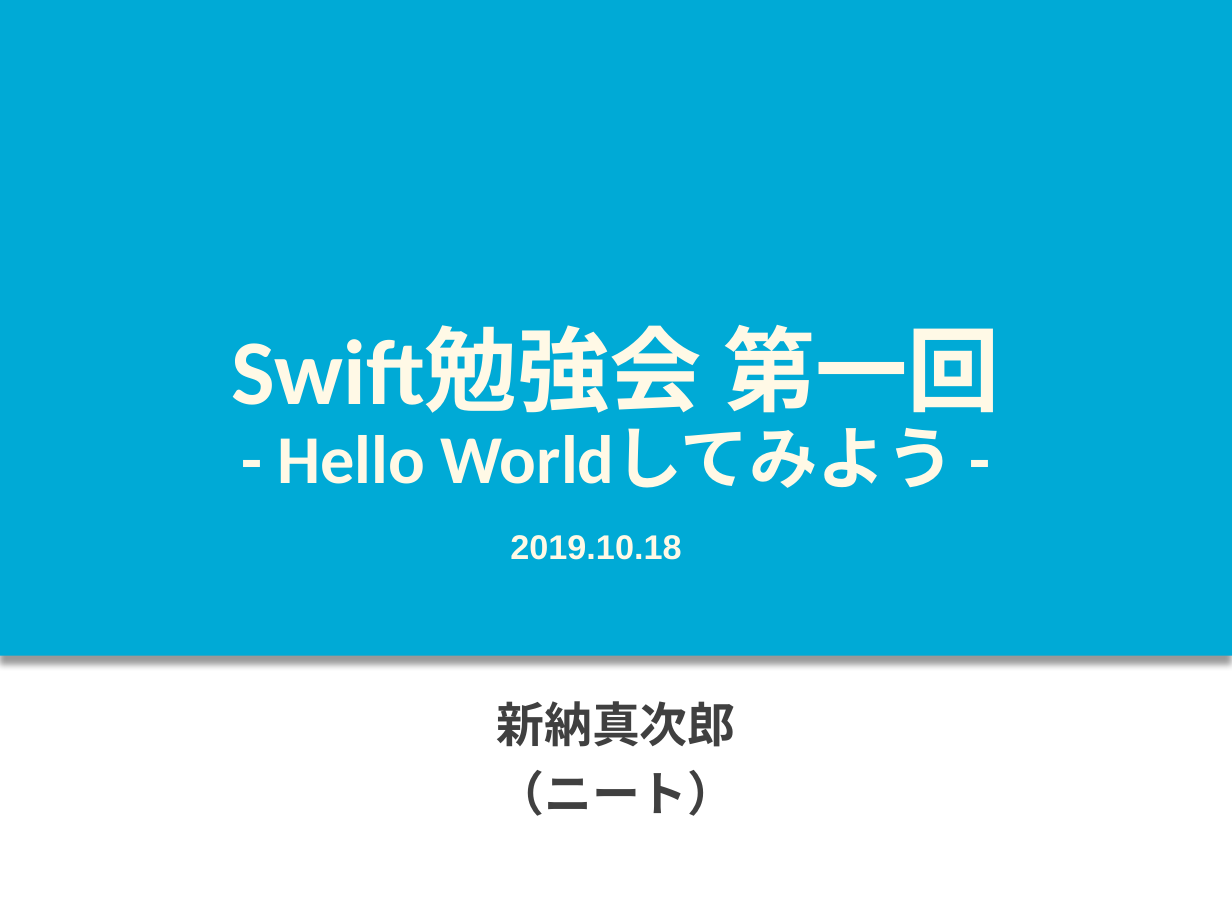
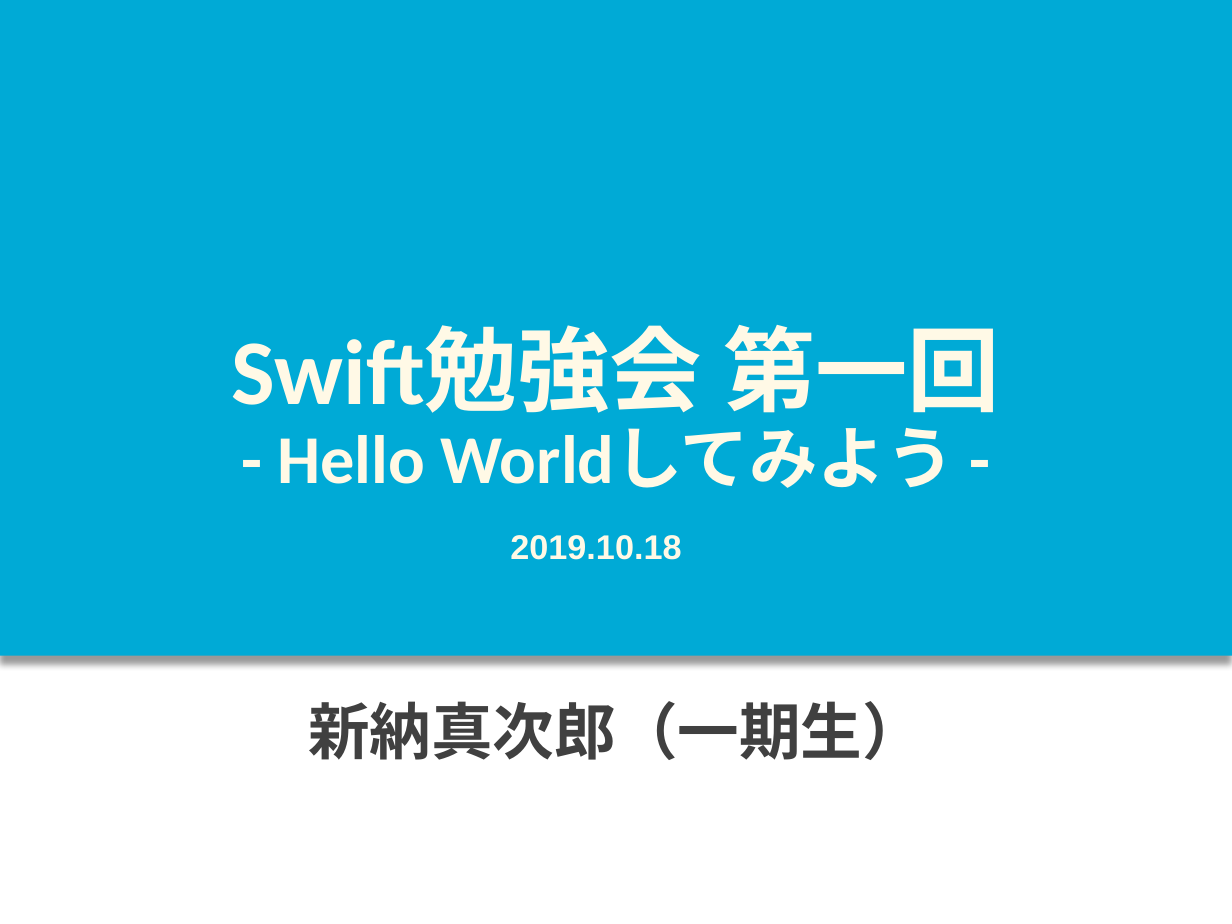
Before and after one commit to nshhhin/Swift-, a slide deck: slide 1 of 第一回/第一回資料.pptx. Drawn at 1232x924 pixels with LibreOffice and Linux fonts; fonts in the diff are those of the drawing. Boxes give left, top, right and bottom in pixels: in the first picture for what was removed or moved away, otherwise in the second. Text is boxed around its words. In the diff, an @@ line names an element or a change of style, - is before the commit and + after.

```diff
--- a/第一回/第一回資料.pptx
+++ b/第一回/第一回資料.pptx
@@ subtitle at (308, 701, 924, 760): text changed; size 28 to 36 pt @@
-新納真次郎
-（ニート）
+新納真次郎（一期生）
```
Also in this commit, not shown: 3 other slides changed, 2 slides added, 18 other files.
